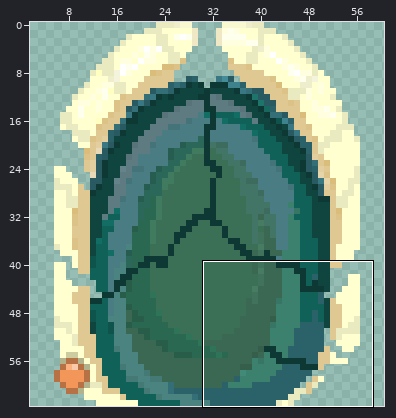
A pixel-art sprite gets an edit: levels_data/graphics/decoration/ruined_portal/big_destroy_portal_first.png. The picture above shows the old version from afar; the outline marks the close-up.
Close-up. Before the commit:
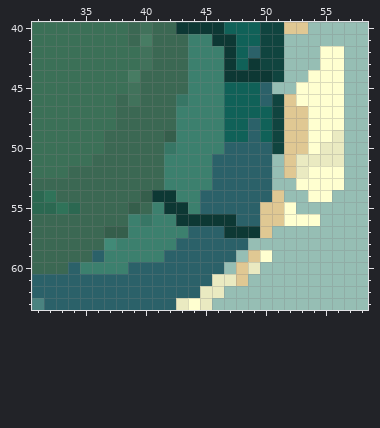
The file is 256x256 pixels, drawn in blocks of 4x4; one block is one cell here. Colours within 5 levels of each other are drawn and written as one. Shown: x 31..58, y 40..63. The wide view leaves out empty margins.
New version:
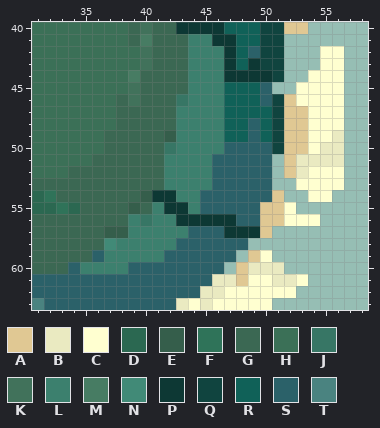
Palette (. is transparent): A #e0c893  B #eaeac1  C #ffffd0  D #2b6851  E #355e4b  F #2f7359  G #3b6853  H #3b7057  J #377665  K #41725b  L #3c806e  M #477c63  N #418a77  P #0d3834  Q #10443f  R #106158  S #2b6169  T #4a8380
From old to new:
Changed rows in their new state; - is an unchanged pixel.
first column x 46:
60 ----BB--
61 ---CCBBC
62 -CCCCCC-
63 CCCCC---
Where, in picture pixels (left, top, right, bottom), the same in both close-ups:
added: (212, 262, 308, 310)
